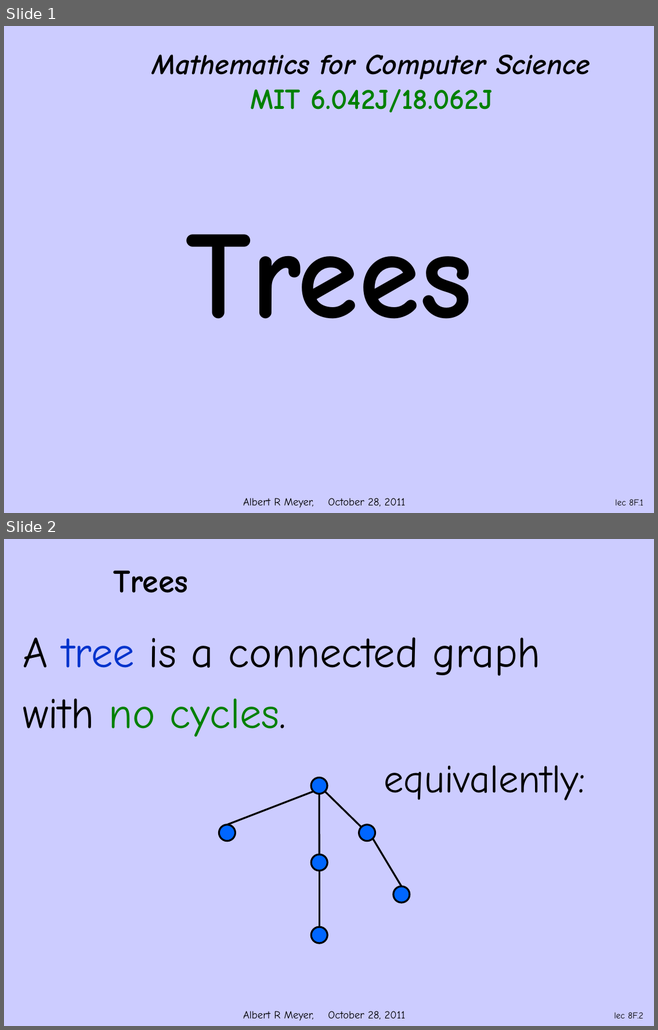
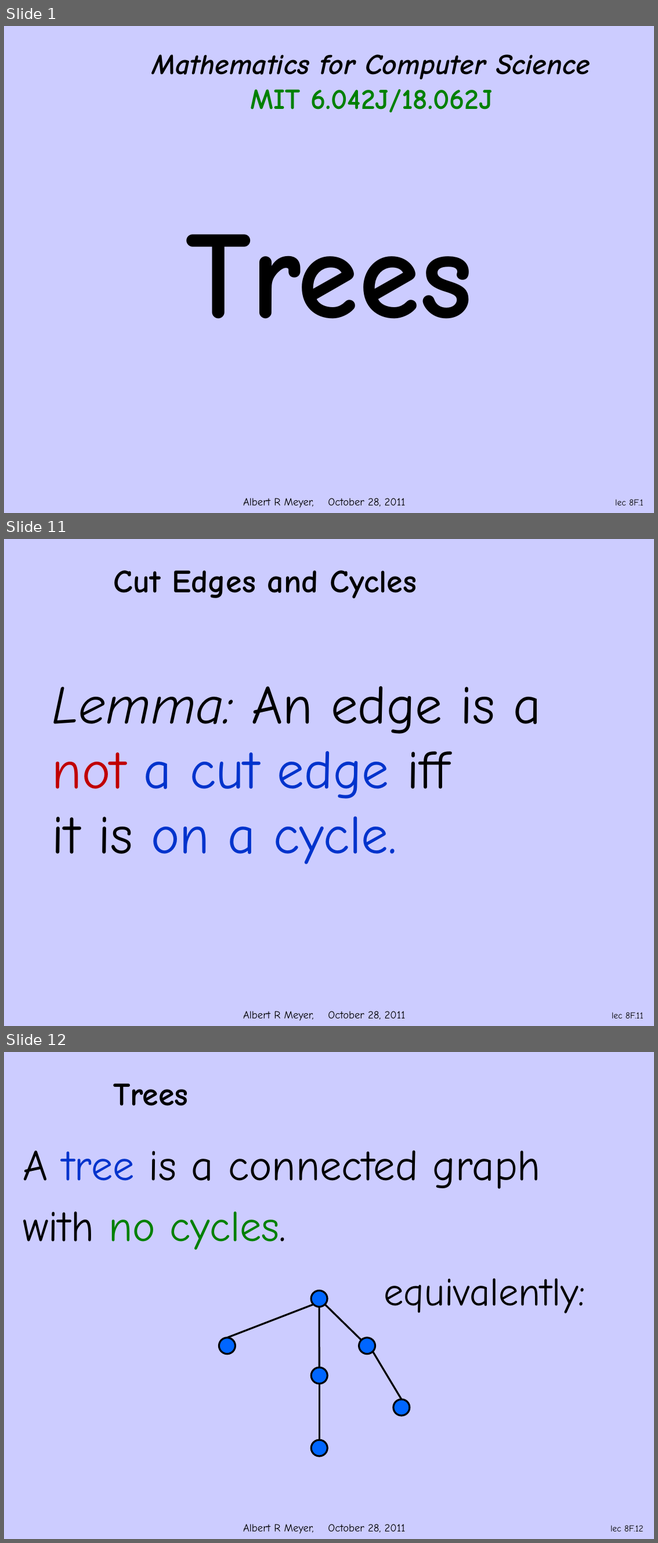
Before and after one commit to armeyer/mcs_web, a slide deck: fall11/slidesF11/slides9m.pptx. Shown one above the other, each under a label of ours: slides 1 and 2 before the commit, slides 1, 11 and 12 after it; the slides between them are not shown. The pictures are 658x1030 and 658x1543 pixels, drawn with LibreOffice and Linux fonts; fonts in the diff are those of the drawing; background and template pictures are left out. Boxes give left, top, right and bottom in pixels: in the first picture for what was removed or moved away, otherwise in the second. Text is boxed around its words. In the diff, an @@ line names an element or a change of style, - is before the commit and + after.

```diff
--- a/fall11/slidesF11/slides9m.pptx
+++ b/fall11/slidesF11/slides9m.pptx
@@ slide 11 added at [4,539,654,1026], background #CCCCFF; not listed: 1 template element that a slide beside it also shows @@
@@ title added at [114,570,416,599], 36 pt, text #000000, bold @@
+Cut Edges and Cycles
@@ text added at [52,686,541,864], 60 pt, text #000000 @@
+Lemma: An edge is a
+not a cut edge iff
+it is on a cycle.
@@ page number added at [611,1012,643,1019], 10 pt, text #000000 @@
+lec 8F.11
@@ what was slide 2 is now slide 12 @@
@@ page number at [610,1525,643,1532]: text changed @@
-lec 8F.2
+lec 8F.12
```
Also in this commit, not shown: 8 slides changed, 9 other slides added, 10 other files.
